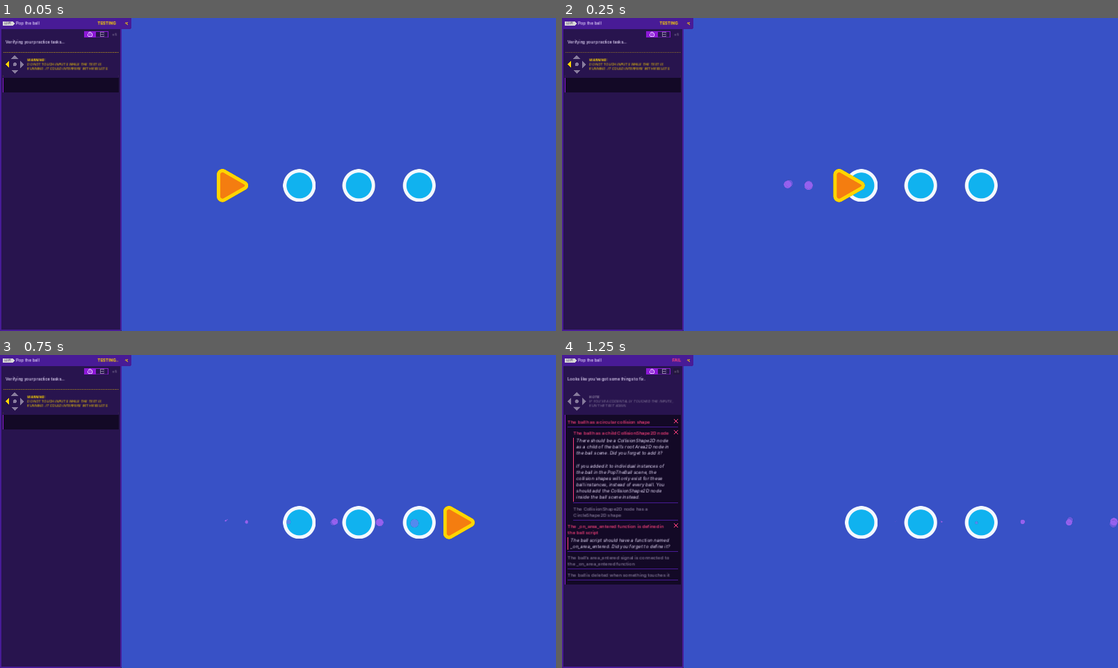
Above: before the commit, frames 1-4 (two rows, left to right).
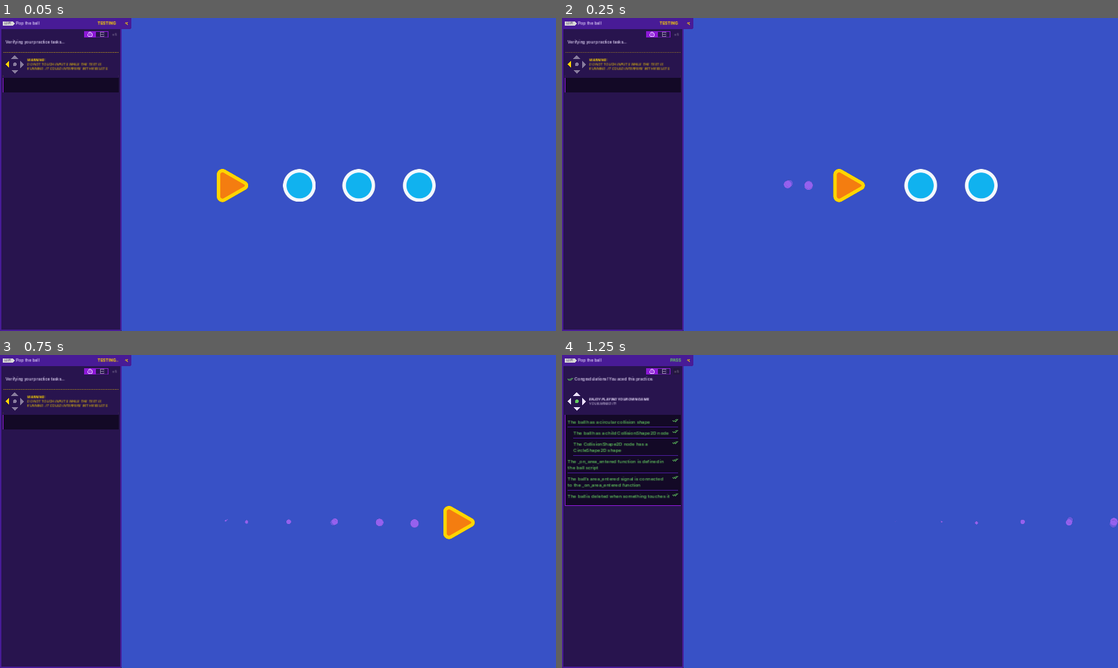
Above: after the commit, the same moments.

Repository: Purple9200/2d-GameDev-Course
Game: Godot game, scene res://practices/L2.P1.pop_the_ball/pop_the_ball.tscn
Same seed, same stepped clock (60 frames per second), same inputs: the game is played once before the commit and once after it. This scene is started directly instead of the project's main scene.
Inputs:
- Up to frame 1 (0.05 s): no input
- Up to frame 2 (0.25 s): no input
- Up to frame 3 (0.75 s): hold D (move_right) from 0.53 s (still down)
- Up to frame 4 (1.25 s): keep holding D (move_right)

Frame 1 is identical in both runs. In frame 2, 0.3% of the frame differs, in the area x 51-57%, y 48-59%; in frame 3, 1.5%; in frame 4, 8.9%, in the area x 0-79%, y 1-74%.

Commit message:
M.5 L1 + L2 + Practice 1

Diff:
--- /dev/null
+++ b/05.loot_it_all_workbook/lessons/health_pack.gd
@@ -0,0 +1,14 @@
+extends Area2D
+
+
+# Called when the node enters the scene tree for the first time.
+func _ready() ->void:
+	area_entered.connect(_on_area_entered)
+
+
+
+# Called every frame. 'delta' is the elapsed time since the previous frame.
+func _process(delta):
+	pass
+func _on_area_entered(area_that_entered: Area2D) -> void:
+	queue_free()
--- /dev/null
+++ b/05.loot_it_all_workbook/lessons/health_pack.tscn
@@ -0,0 +1,16 @@
+[gd_scene load_steps=4 format=3 uid="uid://ydjqfnn6enrf"]
+
+[ext_resource type="Script" path="res://lessons/health_pack.gd" id="1_qx51s"]
+[ext_resource type="Texture2D" uid="uid://dknpi2mq4dhpa" path="res://assets/health_icon.svg" id="2_h5841"]
+
+[sub_resource type="CircleShape2D" id="CircleShape2D_peawo"]
+radius = 25.02
+
+[node name="HealthPack" type="Area2D"]
+script = ExtResource("1_qx51s")
+
+[node name="Sprite2D" type="Sprite2D" parent="."]
+texture = ExtResource("2_h5841")
+
+[node name="CollisionShape2D" type="CollisionShape2D" parent="."]
+shape = SubResource("CircleShape2D_peawo")
--- a/05.loot_it_all_workbook/practices/L2.P1.pop_the_ball/ball.gd
+++ b/05.loot_it_all_workbook/practices/L2.P1.pop_the_ball/ball.gd
@@ -2,4 +2,6 @@
 
 
 func _ready() -> void:
-	pass
+	area_entered.connect(_on_area_entered)
+func _on_area_entered(area_that_entered: Area2D) -> void:
+	queue_free()
--- a/05.loot_it_all_workbook/practices/L2.P1.pop_the_ball/ball.tscn
+++ b/05.loot_it_all_workbook/practices/L2.P1.pop_the_ball/ball.tscn
@@ -1,10 +1,16 @@
-[gd_scene load_steps=3 format=3]
+[gd_scene load_steps=4 format=3 uid="uid://bqgyahrx7xc1o"]
 
 [ext_resource type="Script" path="res://practices/L2.P1.pop_the_ball/ball.gd" id="1_7w7gm"]
-[ext_resource type="Texture2D" path="res://assets/practice_assets/ball.png" id="2_2kkgw"]
+[ext_resource type="Texture2D" uid="uid://cswtclqvybbba" path="res://assets/practice_assets/ball.png" id="2_2kkgw"]
+
+[sub_resource type="CircleShape2D" id="CircleShape2D_erbwk"]
+radius = 56.0803
 
 [node name="Ball" type="Area2D"]
 script = ExtResource("1_7w7gm")
 
 [node name="Sprite2D" type="Sprite2D" parent="."]
 texture = ExtResource("2_2kkgw")
+
+[node name="CollisionShape2D" type="CollisionShape2D" parent="."]
+shape = SubResource("CircleShape2D_erbwk")
--- a/05.loot_it_all_workbook/practices/L2.P1.pop_the_ball/pop_the_ball.tscn
+++ b/05.loot_it_all_workbook/practices/L2.P1.pop_the_ball/pop_the_ball.tscn
@@ -1,28 +1,22 @@
-[gd_scene load_steps=5 format=3]
+[gd_scene load_steps=3 format=3 uid="uid://86skm2cvr5c7"]
 
-[ext_resource type="PackedScene" path="res://practices/L2.P1.pop_the_ball/ball.tscn" id="1_nyxov"]
-[ext_resource type="Script" path="res://practices/L2.P1.pop_the_ball/ball.gd" id="2_82wsk"]
+[ext_resource type="PackedScene" uid="uid://bqgyahrx7xc1o" path="res://practices/L2.P1.pop_the_ball/ball.tscn" id="1_nyxov"]
 [ext_resource type="PackedScene" path="res://practices/L2.P1.pop_the_ball/needle.tscn" id="3_w8ucv"]
-[ext_resource type="Script" path="res://practices/L2.P1.pop_the_ball/needle.gd" id="4_dr85r"]
 
 [node name="PopTheBall" type="Node2D"]
 position = Vector2(960, 540)
 
-[node name="Ball" type="Area2D" parent="." instance=ExtResource("1_nyxov")]
+[node name="Ball" parent="." instance=ExtResource("1_nyxov")]
 position = Vector2(-136, 38)
-script = ExtResource("2_82wsk")
 
-[node name="Ball2" type="Area2D" parent="." instance=ExtResource("1_nyxov")]
+[node name="Ball2" parent="." instance=ExtResource("1_nyxov")]
 position = Vector2(69, 38)
-script = ExtResource("2_82wsk")
 
-[node name="Ball3" type="Area2D" parent="." instance=ExtResource("1_nyxov")]
+[node name="Ball3" parent="." instance=ExtResource("1_nyxov")]
 position = Vector2(278, 38)
-script = ExtResource("2_82wsk")
 
-[node name="Needle" type="Area2D" parent="." instance=ExtResource("3_w8ucv")]
+[node name="Needle" parent="." instance=ExtResource("3_w8ucv")]
 position = Vector2(-399, 38)
-script = ExtResource("4_dr85r")
 
 [node name="ExtraVisuals" type="Node" parent="."]
 
